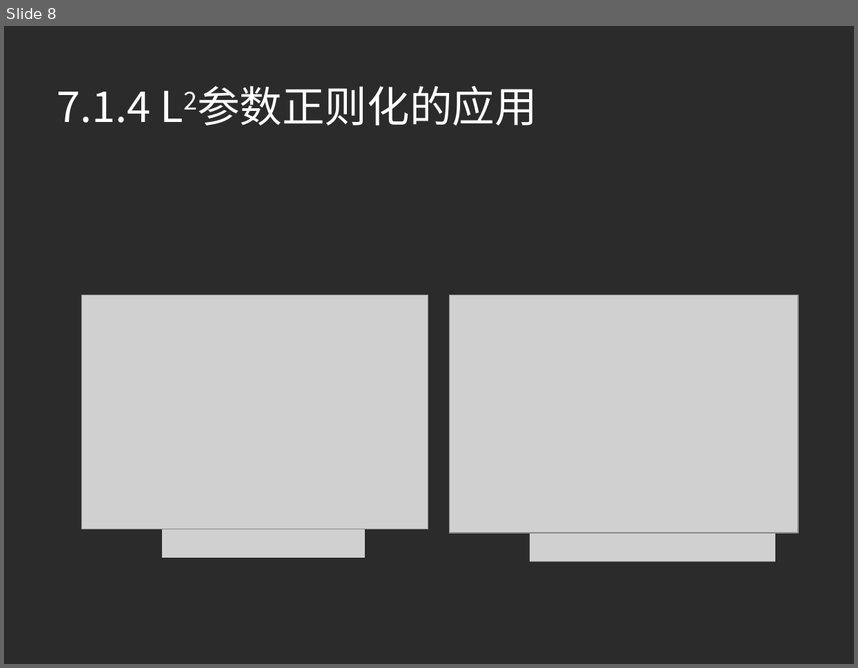
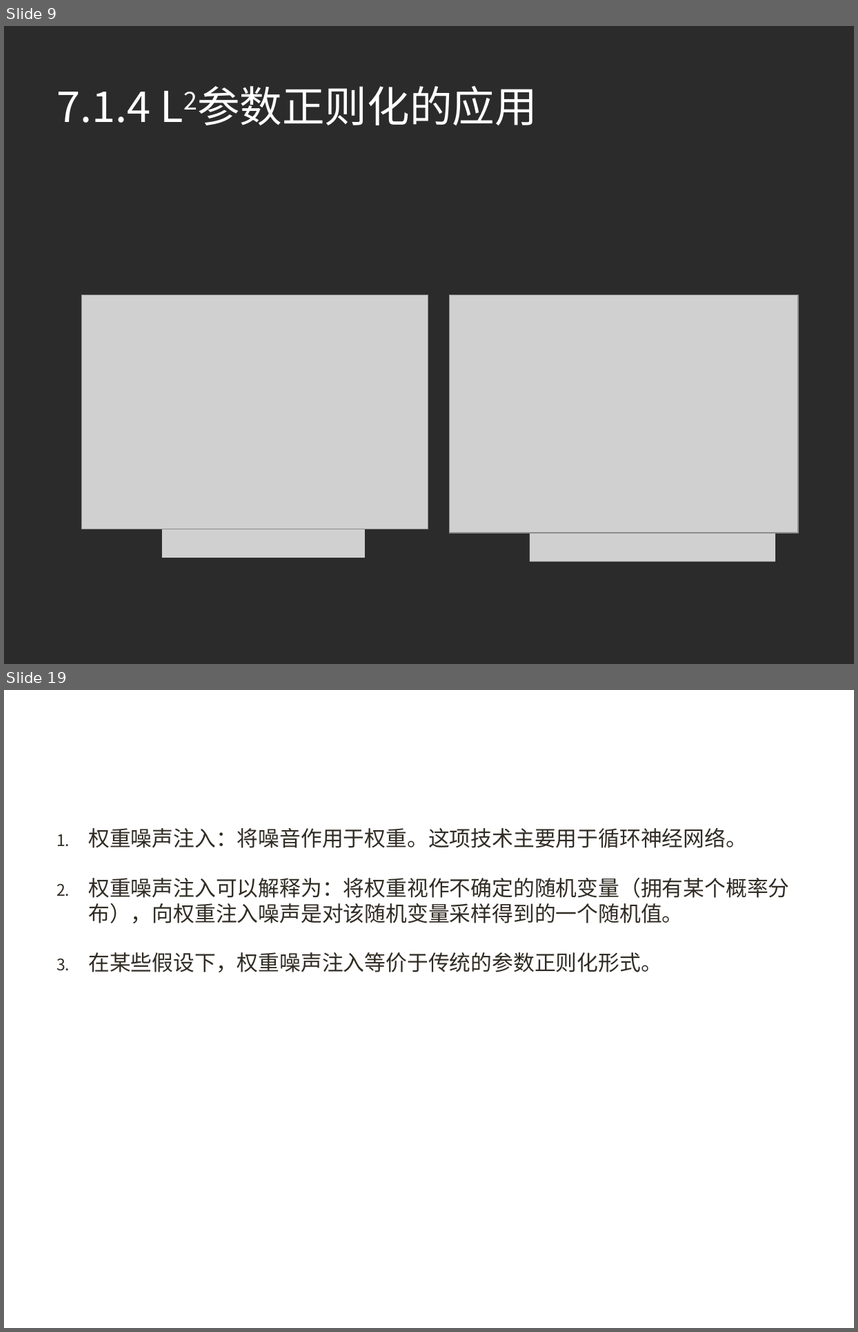
Before and after one commit to xuqinkun/Report, a slide deck: Deep Learning-7.1-7.5.pptx. Shown one above the other, each under a label of ours: slide 8 before the commit, slides 9 and 19 after it; the slides between them are not shown. The pictures are 858x668 and 858x1332 pixels, drawn with LibreOffice and Linux fonts; fonts in the diff are those of the drawing; grey boxes stand for pictures; background and template pictures are left out; a plain dark background stands for a picture behind light text. Boxes give left, top, right and bottom in pixels: in the first picture for what was removed or moved away, otherwise in the second. Text is boxed around its words. In the diff, an @@ line names an element or a change of style, - is before the commit and + after.

```diff
--- a/Deep Learning-7.1-7.5.pptx
+++ b/Deep Learning-7.1-7.5.pptx
@@ slide 19 added at (x1=4, y1=690, x2=854, y2=1328), background picture (left out) @@
@@ text added at (x1=88, y1=828, x2=789, y2=972), 18 pt, text #302C24 @@
+1. 权重噪声注入：将噪音作用于权重。这项技术主要用于循环神经网络。
+2. 权重噪声注入可以解释为：将权重视作不确定的随机变量（拥有某个概率分布），向权重注入噪声是对该随机变量采样得到的一个随机值。
+3. 在某些假设下，权重噪声注入等价于传统的参数正则化形式。
@@ title added at (x1=56, y1=884, x2=70, y2=896), 36 pt, text #FFFFFF @@
+7.5.2 权重噪声注入
@@ what was slide 8 is now slide 9 @@
```
Also in this commit, not shown: 2 slides changed, 9 other slides added.
